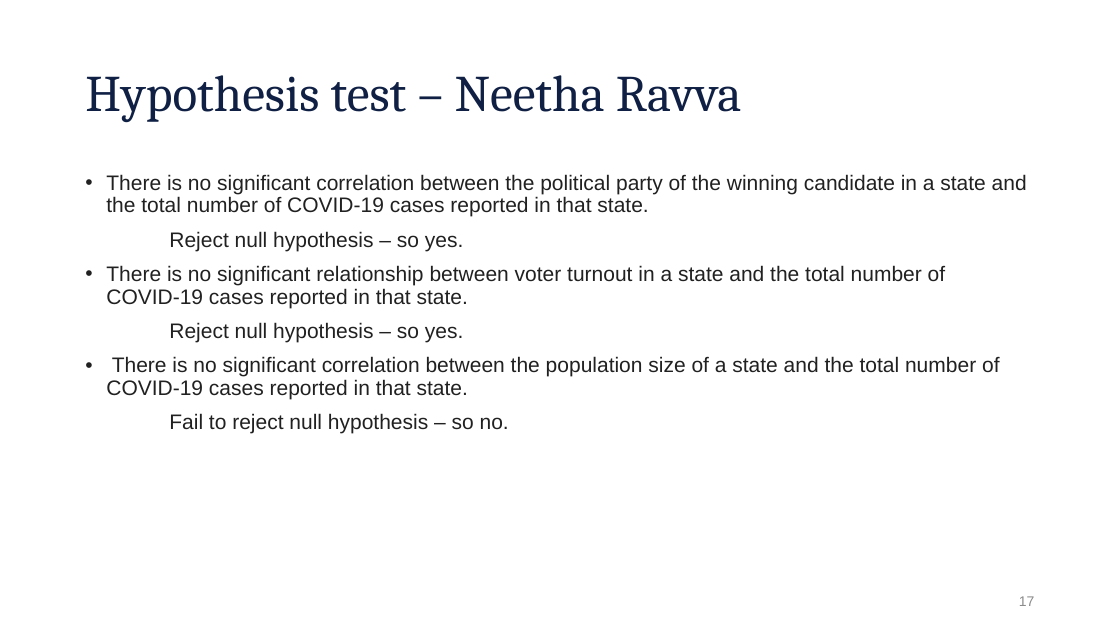
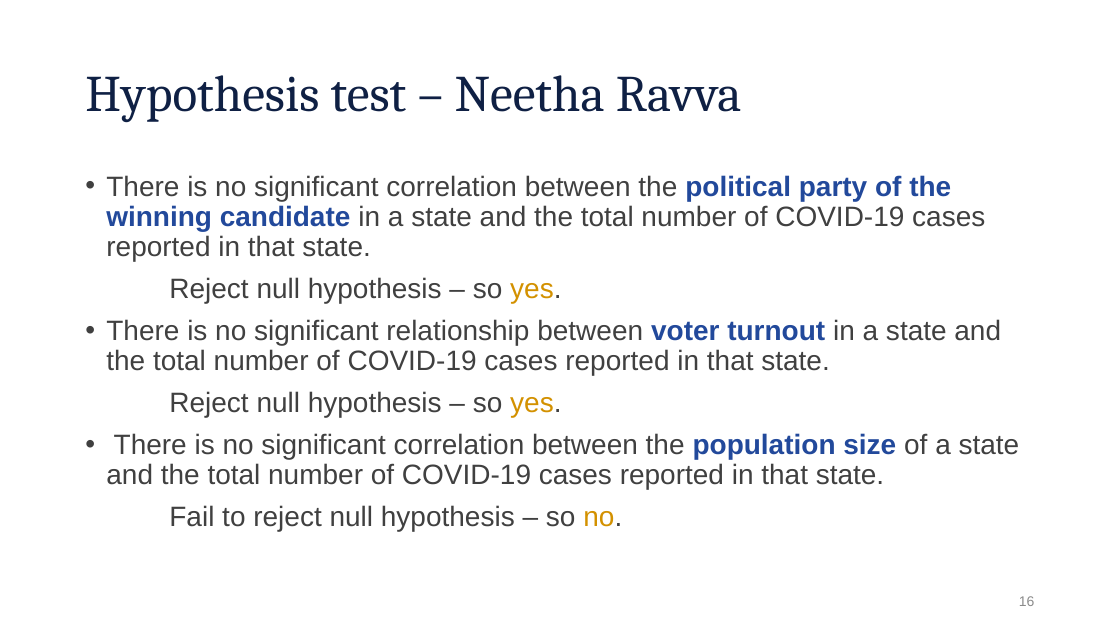
Before and after one commit to aiwayemi/Group-1, a slide deck: slide 16 of ProjPresentation.pptx (slide 17 before the commit). Drawn at 1120x630 pixels with LibreOffice and Linux fonts; fonts in the diff are those of the drawing; background and template pictures are left out. Boxes give left, top, right and bottom in pixels: in the first picture for what was removed or moved away, otherwise in the second. Text is boxed around its words. In the diff, an @@ line names an element or a change of style, - is before the commit and + after.

Commit message:
design tweaks in PPT

```diff
--- a/ProjPresentation.pptx
+++ b/ProjPresentation.pptx
@@ text "There is no significant correlation ..." at bbox=[106, 175, 1020, 531]: size 18 to 24 pt; text colour #212121 to #404040 in "There is no significant correlation between the ...", "Reject null hypothesis – so yes.", "There is no significant relationship between in ...", "Reject null hypothesis – so yes." and 2 more places; text colour #212121 to #22499B, bold on in "political party of the winning candidate", "voter turnout", "population size"; text colour #212121 to #D49100 in "yes.", "yes.", "no." @@
@@ page number at bbox=[1019, 596, 1035, 606]: text changed @@
-17
+16
```
Also in this commit, not shown: 6 other slides changed, 1 slide removed.
